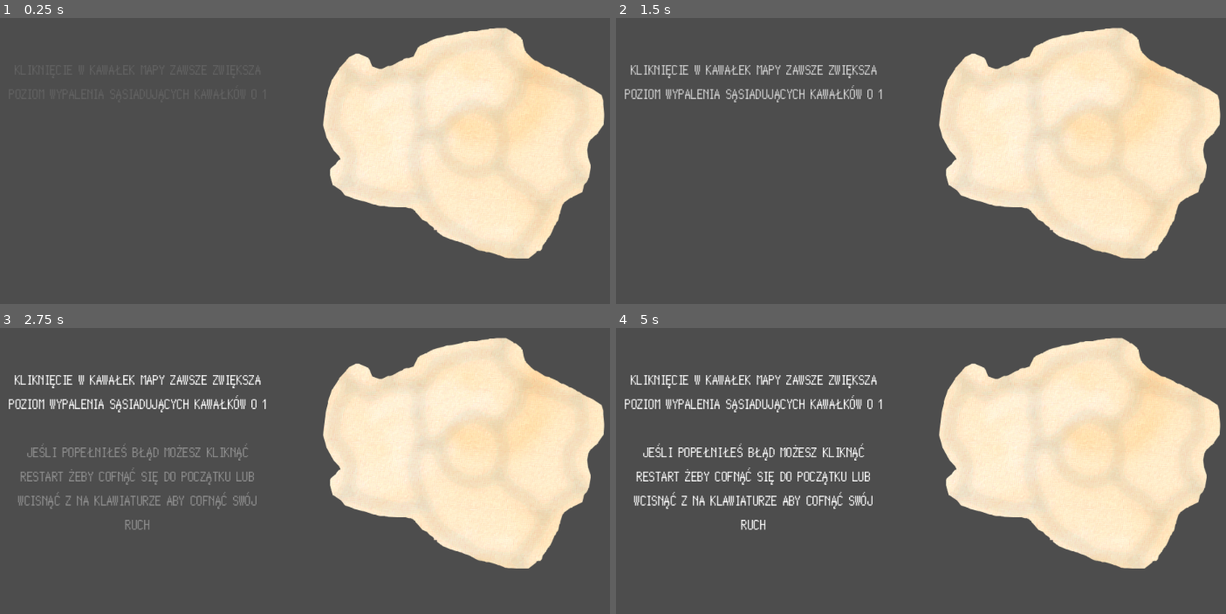
Above: before the commit, frames 1-4 (two rows, left to right).
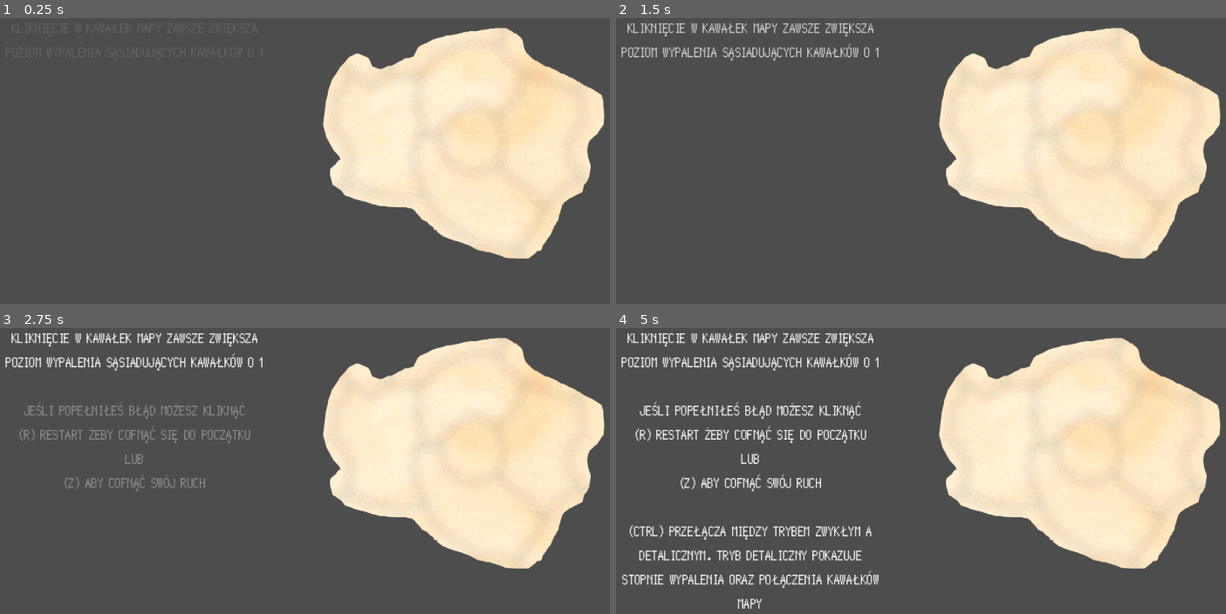
Above: after the commit, the same moments.

Repository: vexwith/WypalanieMapy
Game: Godot game, scene res://Tutorial/tutorial_three.tscn
Two runs of this game, one before a commit and one after it. Both use one fixed random seed, a clock stepped at 60 frames per second and the inputs below. This scene is started directly instead of the project's main scene.
Inputs (mouse positions are in pixels of both pictures, inside the frame that each line leads up to):
- Up to frame 1 (0.25 s): no input
- Up to frame 2 (1.5 s): move the mouse to (1085, 138) at 0.52 s; hold 1 (1) 0.53-1.28 s; tap 2 (2) at 0.8, 1.35 s; move the mouse to (1085, 89) at 1.27 s
- Up to frame 3 (2.75 s): tap Ctrl (ctrl) at 1.55 s; move the mouse to (481, 502) at 2.02 s; hold Ctrl (ctrl) from 2.03 s (still down); tap Z (rewind) at 2.3 s
- Up to frame 4 (5 s): move the mouse to (1152, 450) at 2.77 s; release Ctrl (ctrl) at 2.78 s; tap Z (rewind) at 2.85 s; tap 1 (1) at 3.05 s; move the mouse to (994, 445) at 3.52 s; hold 1 (1) 3.53-4.28 s; tap 2 (2) at 3.8, 4.35 s; tap R (restart) at 4.15 s; move the mouse to (725, 396) at 4.27 s; tap Ctrl (ctrl) at 4.55 s

The runs differ from the first frame. In frame 2, 2.9% of the frame differs, in the area x 0-44%, y 1-30%; in frame 3, 5.6%; in frame 4, 9.0%, in the area x 0-44%, y 1-99%.

Commit message:
tutorial z detail modem

Diff:
--- a/CustomPieces/kawałek_40.gd
+++ b/CustomPieces/kawałek_40.gd
@@ -6,7 +6,7 @@
 var starting_pos = Vector2(99, 1087)
 var ending_pos =  Vector2(302, 800)
 
-var change_affected = true
+var change_affected = {"up": false, "mid": false, "down": false}
 
 var game_time = 0.0
 var delay_time = 0.0
@@ -27,13 +27,41 @@
 	if game_time - delay_time >= DELAY_RATE:
 		delay_time = game_time
 		clear_affected()
-		if position.x > 243:
-			affected_pieces = [18, 66]
-		elif position.x < 180:
+		if position.x > 243 and !change_affected["up"]:
+			change_affected["up"] = true
+			change_affected["mid"] = false
+
+			keep_cursor()
+
+			if get_parent().get_child(18).clickable:
+				affected_pieces = [18, 66]
+			else:
+				affected_pieces = [66]
+			update_affected()
+		elif position.x < 180 and !change_affected["down"]:
+			change_affected["down"] = true
+			change_affected["mid"] = false
+
+			keep_cursor()
+
 			affected_pieces = [67, 71]
-		else:
+			update_affected()
+		elif position.x > 180 and position.x < 243 and !change_affected["mid"]:
+			change_affected["mid"] = true
+			change_affected["up"] = false
+			change_affected["down"] = false
+
+			keep_cursor()
+
 			affected_pieces = [66, 67, 71]
-		update_affected()
+			update_affected()
+
+func keep_cursor():
+	if cursor_entered:
+		_on_mouse_exited()
+		cursor_entered = true
+	else:
+		_on_mouse_exited()
 
 #func update(damage):
 #	super.update(damage)
--- a/Mapa/wide_mapa.tscn
+++ b/Mapa/wide_mapa.tscn
@@ -622,6 +622,7 @@
 frame_progress = 0.34996
 
 [node name="BaseMap" type="Control" parent="."]
+clip_children = 1
 anchors_preset = 0
 offset_right = 40.0
 offset_bottom = 40.0
--- a/Tutorial/tutorial_three.gd
+++ b/Tutorial/tutorial_three.gd
@@ -12,6 +12,7 @@
 	var tween = get_tree().create_tween()
 	tween.tween_property($Text/Label, "modulate", Color.WHITE, 2.0)
 	tween.tween_property($Text/Label2, "modulate", Color.WHITE, 2.0)
+	tween.tween_property($Text/Label3, "modulate", Color.WHITE, 1.0)
 
 func _input(event):
 	if event.is_action_pressed("rewind"):
@@ -22,6 +23,12 @@
 		elif len(map_state_log) == 1:
 			var prev_state = map_state_log[-1].duplicate()
 			load_prev(prev_state)
+
+	if event.is_action_pressed("restart"):
+		reset()
+
+	if event.is_action_pressed("ctrl"):
+		Globals.detail_mode = !Globals.detail_mode
 
 func _on_piece_clicked(clicked_piece):
 	var win_condition = true
--- a/Tutorial/tutorial_three.tscn
+++ b/Tutorial/tutorial_three.tscn
@@ -56,10 +56,10 @@
 
 [node name="Text" type="VBoxContainer" parent="."]
 layout_mode = 0
-offset_left = 56.1111
-offset_top = 170.556
-offset_right = 466.111
-offset_bottom = 395.556
+offset_left = 51.1111
+offset_top = 106.667
+offset_right = 461.111
+offset_bottom = 482.667
 theme_override_constants/separation = 40
 
 [node name="Label" type="Label" parent="Text"]
@@ -74,7 +74,17 @@
 modulate = Color(1, 1, 1, 0)
 layout_mode = 2
 theme = ExtResource("6_4qa52")
-text = "JEŚLI POPEŁNIŁEŚ BŁĄD MOŻESZ KLIKNĄĆ RESTART ŻEBY COFNĄĆ SIĘ DO POCZĄTKU LUB WCISNĄĆ Z NA KLAWIATURZE ABY COFNĄĆ SWÓJ RUCH"
+text = "JEŚLI POPEŁNIŁEŚ BŁĄD MOŻESZ KLIKNĄĆ
+(R) RESTART ŻEBY COFNĄĆ SIĘ DO POCZĄTKU LUB
+(Z) ABY COFNĄĆ SWÓJ RUCH"
+horizontal_alignment = 1
+autowrap_mode = 2
+
+[node name="Label3" type="Label" parent="Text"]
+modulate = Color(1, 1, 1, 0)
+layout_mode = 2
+theme = ExtResource("6_4qa52")
+text = "(CTRL) PRZEŁĄCZA MIĘDZY TRYBEM ZWYKŁYM A DETALICZNYM. TRYB DETALICZNY POKAZUJE STOPNIE WYPALENIA ORAZ POŁĄCZENIA KAWAŁKÓW MAPY"
 horizontal_alignment = 1
 autowrap_mode = 2
 
--- a/game_manager.gd
+++ b/game_manager.gd
@@ -43,6 +43,7 @@
 @onready var key_one = $Camera2D/OgnikButton/Sprite2D
 @onready var small_piece = $SmallPiece
 @onready var menu = $Camera2D/Menu
+#@onready var detail_shadow = $"WideMapa/BaseMap/Kawałek100/DetailShadow"
 
 var camera_limits = [-624, -684, 2544, 1764]
 var reset_pos = Vector2(495, 413)
@@ -221,12 +222,12 @@
 			if len(Globals.map_state_log) > 1:
 				var cur_state = Globals.map_state_log.pop_back()
 
-				for piece in base_map.get_children():
-					if piece is Area2D:
-						piece.sprite.self_modulate = Color.WHITE
+				clear_modulation()
 				var last = cur_state.pop_back()
 				if last != null:
 					last.sprite.self_modulate = Color.PALE_GREEN
+#					if last.stage == -1:
+#						last.sprite.play("1")
 
 				var prev_state = Globals.map_state_log[-1].duplicate()
 				load_prev(prev_state)
@@ -248,7 +249,12 @@
 
 	if event.is_action_pressed("ctrl"):
 		Globals.detail_mode = !Globals.detail_mode
-#		$Camera2D/DetailShadow.color.a = 0.4
+		if !Globals.detail_mode:
+			for i in range(1, len(base_map.get_children())):
+				var piece = base_map.get_child(i)
+				piece.rim.modulate = Color(1.0, 1.0, 1.0, 0.0)
+				if piece.stage_number != null: piece.stage_number.hide()
+#		detail_shadow.color.a = 0.4 if detail_shadow.color.a == 0.0 else 0.0
 #	if event.is_action_released("ctrl"):
 #		Globals.detail_mode = false
 #		$Camera2D/DetailShadow.color.a = 0.0
@@ -269,6 +275,11 @@
 				if new_pos.y > 1160: #1080
 					camera.position.y = 1160
 
+func clear_modulation():
+	for piece in base_map.get_children():
+		if piece is Area2D:
+			piece.sprite.self_modulate = Color.WHITE
+
 func failed(piece):
 	if piece.stage == 5 or piece.stage == 6:
 		Globals.wypalenia += 1
@@ -288,6 +299,7 @@
 
 func _on_piece_clicked(clicked_piece):
 	get_small_piece()
+	clear_modulation()
 
 	if failed(clicked_piece):
 		sfx.stream = ojoj
--- a/game_manager.tscn
+++ b/game_manager.tscn
@@ -256,20 +256,12 @@
 [node name="Ognik" parent="." instance=ExtResource("2_w6n46")]
 
 [node name="Camera2D" type="Camera2D" parent="."]
-z_index = 1
+z_index = 3
 position = Vector2(960, 540)
 limit_left = -624
 limit_top = -684
 limit_right = 2544
 limit_bottom = 1764
-
-[node name="DetailShadow" type="ColorRect" parent="Camera2D"]
-visible = false
-offset_left = -960.0
-offset_top = -540.0
-offset_right = 960.0
-offset_bottom = 540.0
-color = Color(0, 0, 0, 0)
 
 [node name="ResetButton" type="Button" parent="Camera2D"]
 offset_left = 495.0
